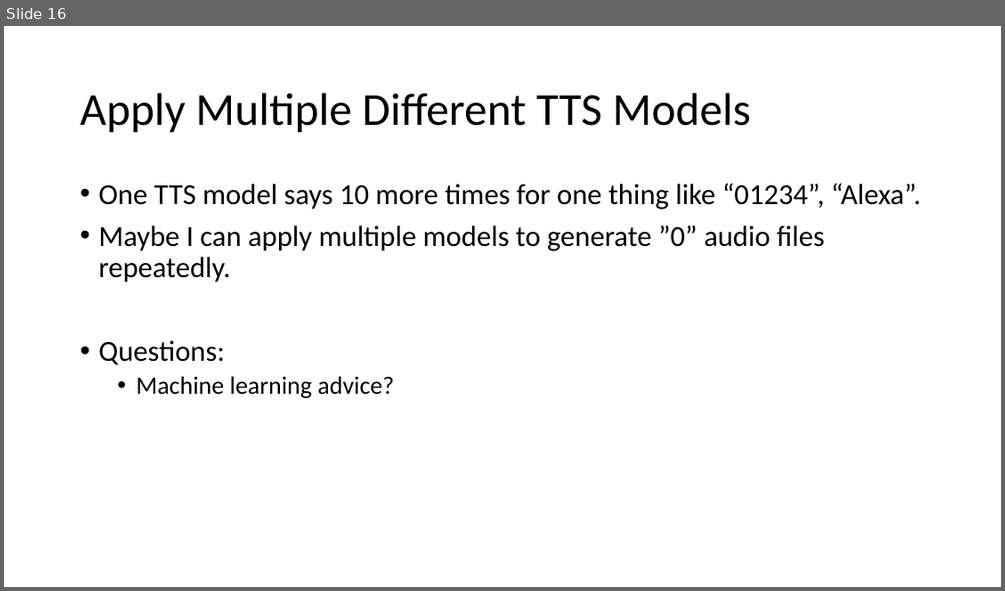
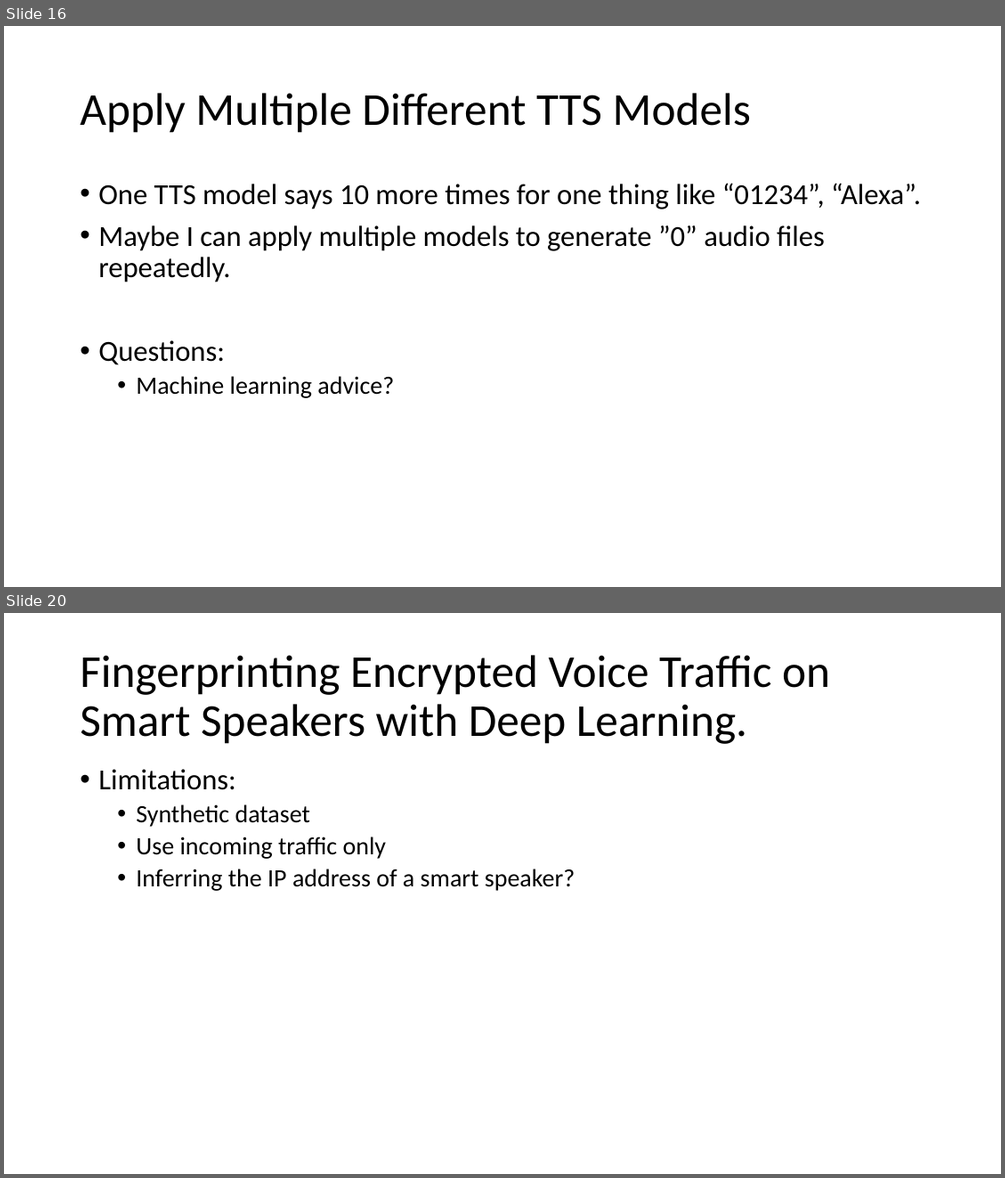
Before and after one commit to GXG-CS/Pi-Alexa, a slide deck: Presentation1.pptx. Shown one above the other, each under a label of ours: slide 16 before the commit, slides 16 and 20 after it; the slides between them are not shown. The pictures are 1005x591 and 1005x1178 pixels, drawn with LibreOffice and Linux fonts; fonts in the diff are those of the drawing. Boxes give left, top, right and bottom in pixels: in the first picture for what was removed or moved away, otherwise in the second. Text is boxed around its words. In the diff, an @@ line names an element or a change of style, - is before the commit and + after.

Commit message:
voice command fingerprinting

```diff
--- a/Presentation1.pptx
+++ b/Presentation1.pptx
@@ slide 20 added at (4, 613, 1001, 1174), background #FFFFFF @@
@@ title added at (80, 655, 830, 744), 44 pt, text #000000 @@
+Fingerprinting Encrypted Voice Traffic on Smart Speakers with Deep Learning.
@@ text added at (98, 769, 574, 891), 24 pt, text #000000 @@
+• Limitations:
+  • Synthetic dataset
+  • Use incoming traffic only
+  • Inferring the IP address of a smart speaker?
```
Also in this commit, not shown: 2 other slides added, 5 other files.
